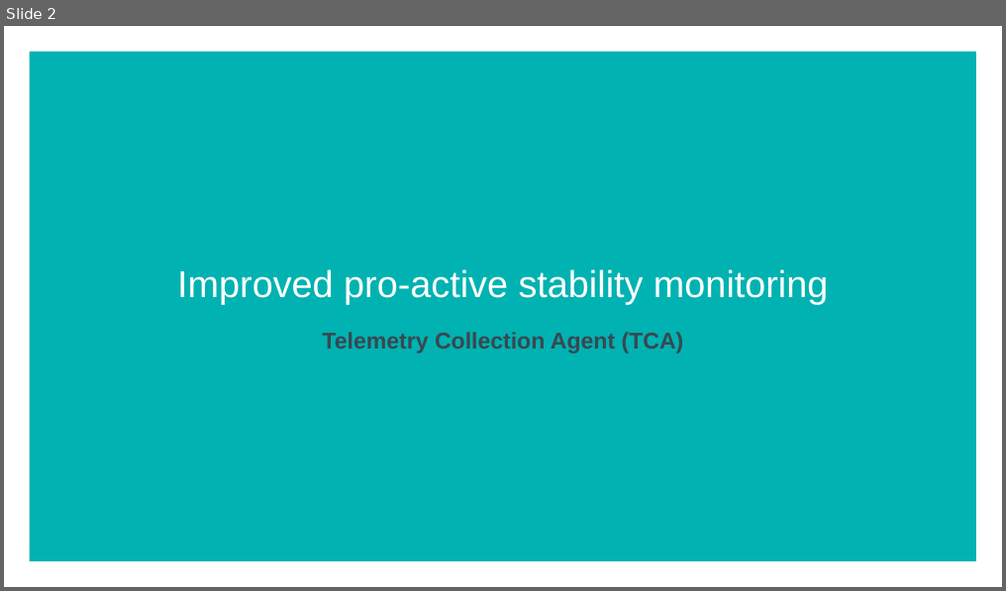
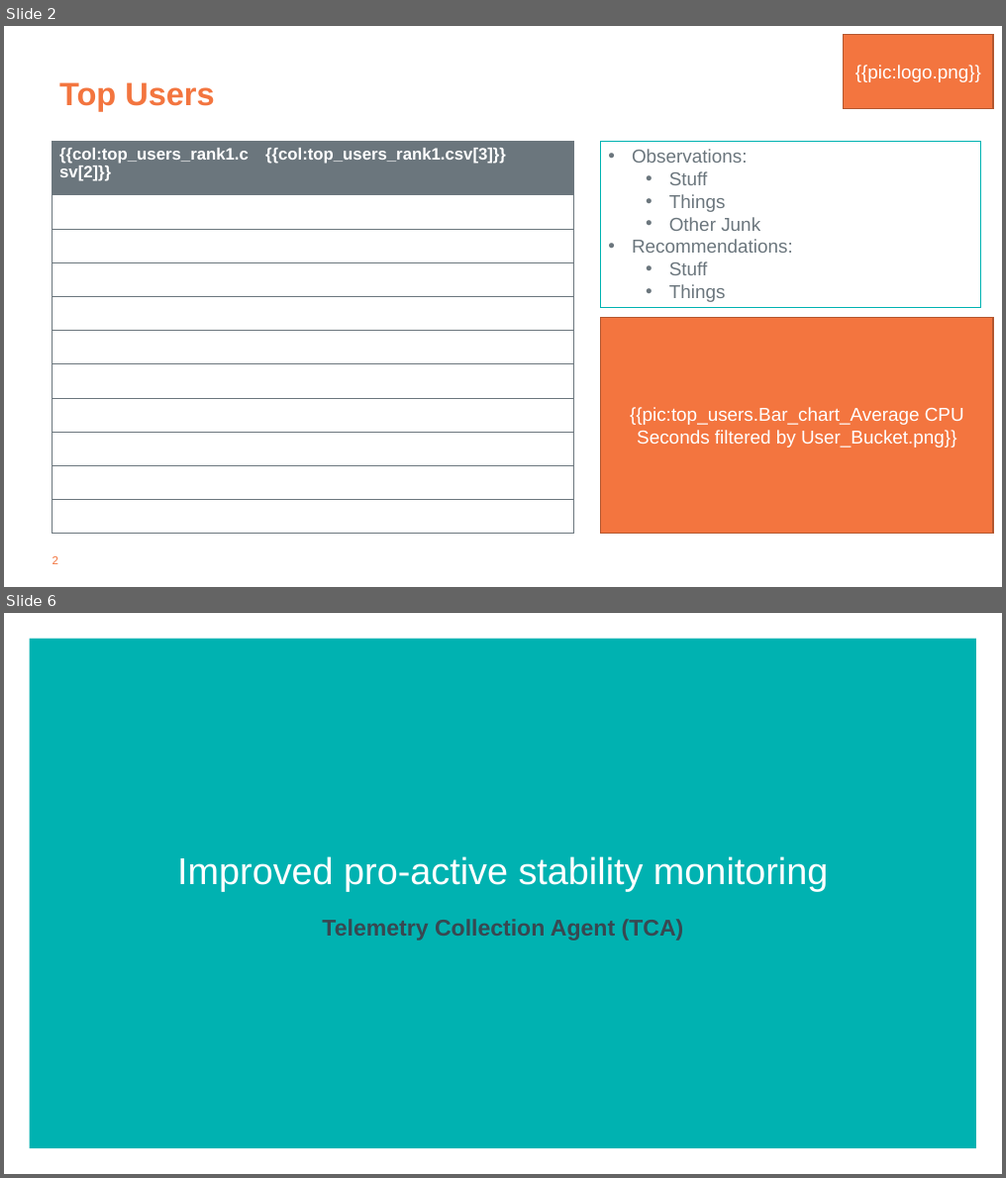
Before and after one commit to tdcoa/sql, a slide deck: filesets/success_plan/success_plan.pptx. Shown one above the other, each under a label of ours: slide 2 before the commit, slides 2 and 6 after it; the slides between them are not shown. The pictures are 1006x591 and 1006x1178 pixels, drawn with LibreOffice and Linux fonts; fonts in the diff are those of the drawing; background and template pictures are left out. Boxes give left, top, right and bottom in pixels: in the first picture for what was removed or moved away, otherwise in the second. Text is boxed around its words. In the diff, an @@ line names an element or a change of style, - is before the commit and + after.

```diff
--- a/filesets/success_plan/success_plan.pptx
+++ b/filesets/success_plan/success_plan.pptx
@@ slide 2 added at (x1=4, y1=26, x2=1002, y2=587), background #FFFFFF @@
@@ rectangle added at (x1=844, y1=34, x2=994, y2=109), fill #F3753F, outline #B4572F 1 pt, 18 pt, text #FFFFFF @@
+{{pic:logo.png}}
@@ title added at (x1=59, y1=82, x2=214, y2=112), 31 pt, text #F3753F, bold @@
+Top Users
@@ table added at (x1=52, y1=141, x2=573, y2=534), 11 rows, 2 columns @@
+{{col:top_users_rank1.csv[2]}} | {{col:top_users_rank1.csv[3]}}
+ | 
+ | 
+ | 
+ | 
+ | 
+ | 
+ | 
+ | 
+ | 
+ | 
@@ rectangle added at (x1=601, y1=141, x2=981, y2=307), outline #00B2B1 0.75 pt, 18 pt, text #6B767D @@
+• Observations:
+  • Stuff
+  • Things
+  • Other Junk
+• Recommendations:
+  • Stuff
+  • Things
@@ rectangle added at (x1=601, y1=317, x2=994, y2=534), fill #F3753F, outline #B4572F 1 pt, 18 pt, text #FFFFFF @@
+{{pic:top_users.Bar_chart_Average CPU Seconds filtered by User_Bucket.png}}
@@ page number added at (x1=53, y1=557, x2=58, y2=565), 11 pt, text #F3753F @@
+2
@@ what was slide 2 is now slide 6 @@
```
Also in this commit, not shown: 3 slides changed, 3 other slides added, 1 slide removed.
